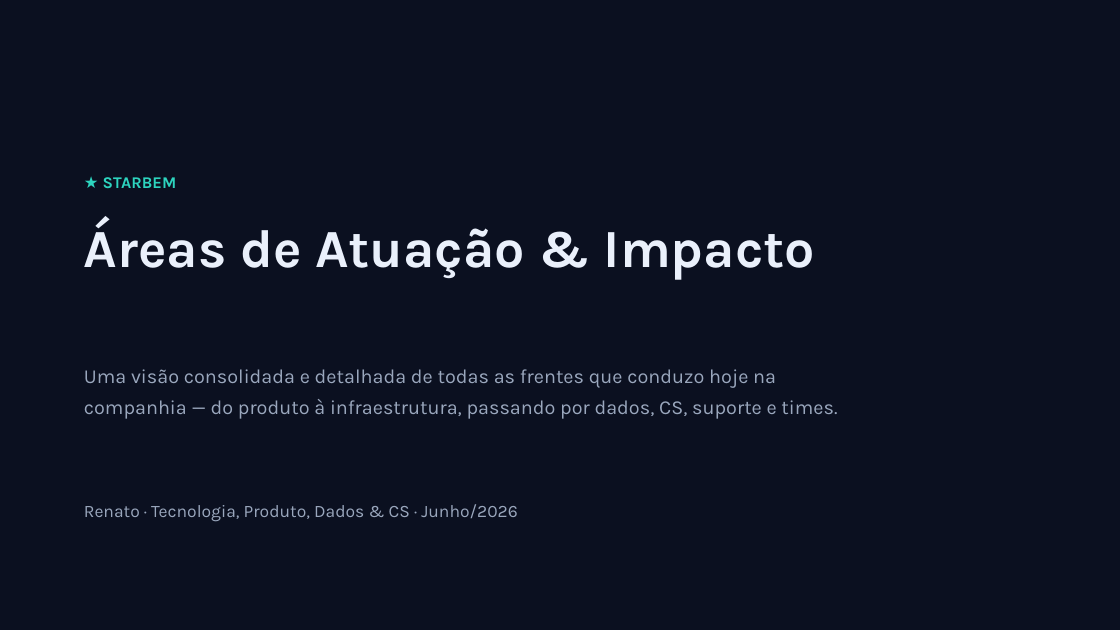
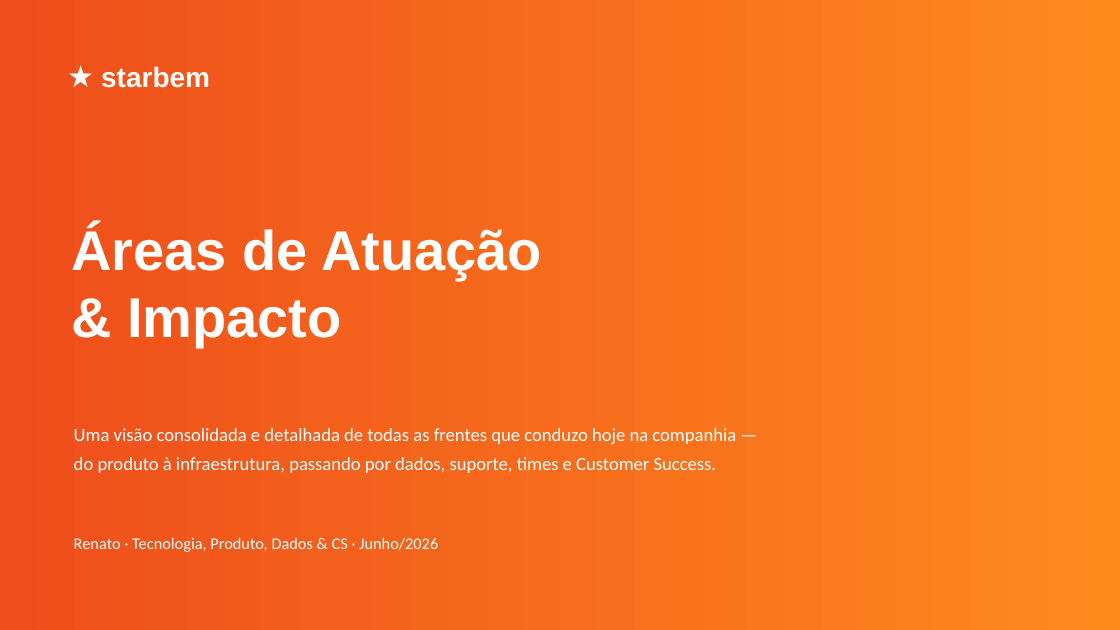
Before and after one commit to renato-dmb/agenda-facil, a slide deck: slide 1 of docs/conversa-ceo/apresentacao.pptx. Drawn at 1120x630 pixels with LibreOffice and Linux fonts; fonts in the diff are those of the drawing. Boxes give left, top, right and bottom in pixels: in the first picture for what was removed or moved away, otherwise in the second. Text is boxed around its words. In the diff, an @@ line names an element or a change of style, - is before the commit and + after.

```diff
--- a/docs/conversa-ceo/apresentacao.pptx
+++ b/docs/conversa-ceo/apresentacao.pptx
@@ background #0B1020 to #FFFFFF @@
@@ rectangle added at [0, 0, 1120, 630], fill gradient #EE4E1B to #FF8A1E @@
@@ text "★ starbem" at [101, 66, 210, 88]: vertical alignment top to middle @@
@@ text at [101, 66, 210, 88]: text changed; size 14 to 24 pt; font Karla to Arial; text colour #2DD4BF to #FFFFFF @@
-★ STARBEM
+★ starbem
@@ text "Áreas de Atuação & Impacto": place and size @@
-text "Áreas de Atuação & Impacto" at [84, 219, 815, 280]
+text "Áreas de Atuação & Impacto" at [71, 225, 542, 347]
@@ text "Áreas de Atuação & Impacto" at [71, 225, 542, 347]: size 46 to 48 pt, font Karla to Arial, text colour #EAF0FB to #FFFFFF @@
@@ text at [74, 428, 736, 473]: text changed; size 17 to 16 pt; font Karla to Calibri; text colour #9AA7BD to #FFFFFF @@
-Uma visão consolidada e detalhada de todas as frentes que conduzo hoje na companhia — do produto à infraestrutura, passando por dados, CS, suporte e times.
+Uma visão consolidada e detalhada de todas as frentes que conduzo hoje na companhia — do produto à infraestrutura, passando por dados, suporte, times e Customer Success.
@@ text "Renato · Tecnologia, Produto, Dados ...": place and size @@
-text "Renato · Tecnologia, Produto, Dados ..." at [84, 504, 517, 522]
+text "Renato · Tecnologia, Produto, Dados ..." at [74, 537, 438, 552]
@@ text "Renato · Tecnologia, Produto, Dados ..." at [74, 537, 438, 552]: size 15 to 14 pt, font Karla to Calibri, text colour #9AA7BD to #FFFFFF @@
```
Also in this commit, not shown: 17 other slides changed, 2 other files.
